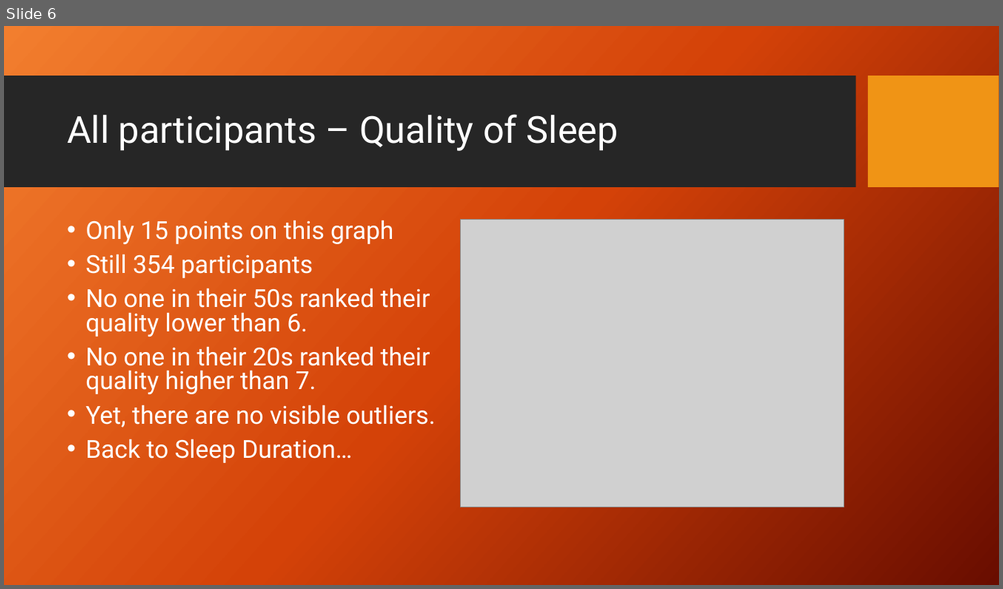
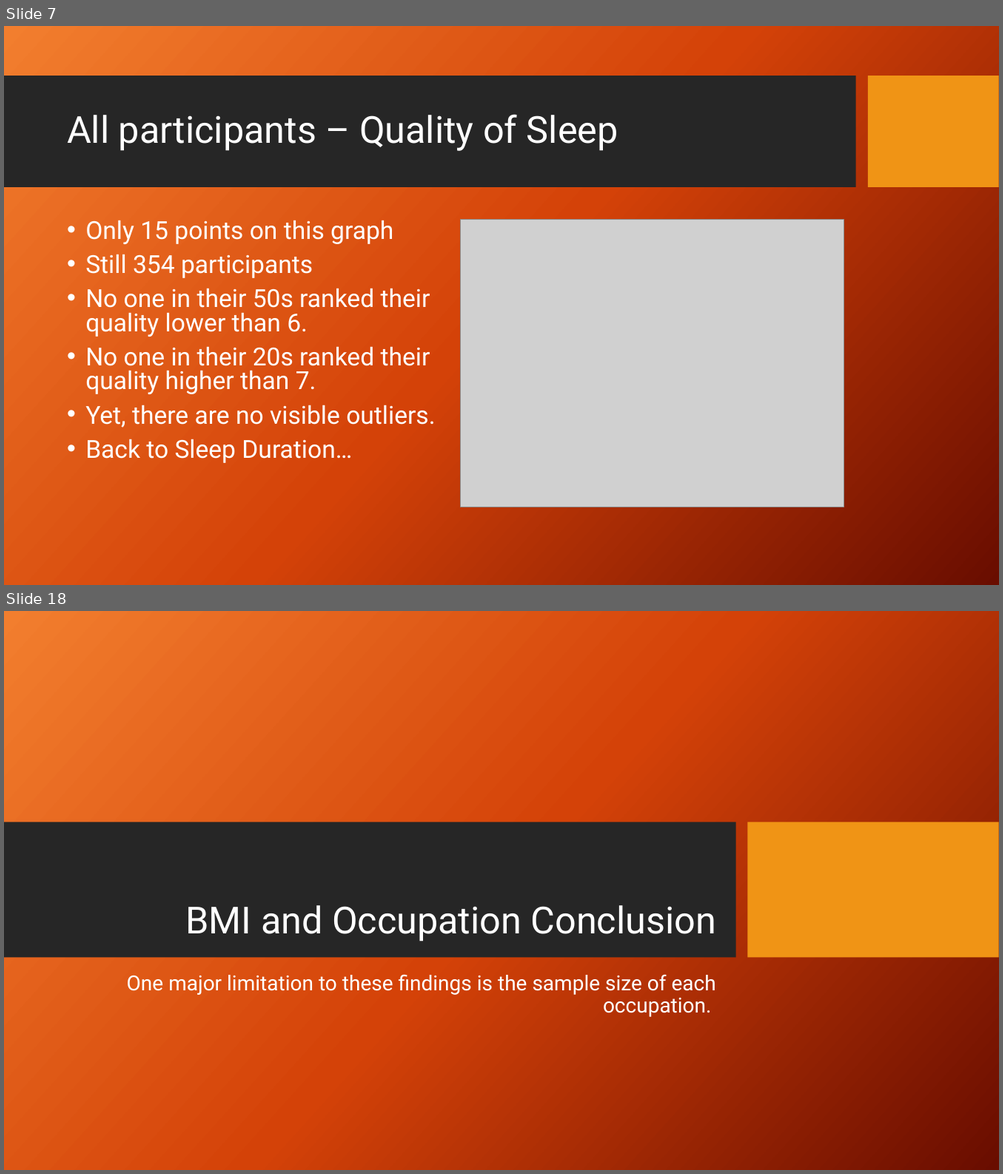
Before and after one commit to jaredsletto/Project_1, a slide deck: Project 1 - Sleep Project.pptx. Shown one above the other, each under a label of ours: slide 6 before the commit, slides 7 and 18 after it; the slides between them are not shown. The pictures are 1003x589 and 1003x1174 pixels, drawn with LibreOffice and Linux fonts; fonts in the diff are those of the drawing; grey boxes stand for pictures; background and template pictures are left out. Boxes give left, top, right and bottom in pixels: in the first picture for what was removed or moved away, otherwise in the second. Text is boxed around its words. In the diff, an @@ line names an element or a change of style, - is before the commit and + after.

```diff
--- a/Project 1 - Sleep Project.pptx
+++ b/Project 1 - Sleep Project.pptx
@@ slide 18 added at [4, 611, 999, 1170], background picture (left out) @@
@@ rectangle added at [4, 822, 736, 958], fill #262626 @@
@@ rectangle added at [747, 822, 999, 958], fill #F09415 @@
@@ title added at [186, 906, 716, 942], 36 pt, text #FFFFFF @@
+BMI and Occupation Conclusion
@@ subtitle added at [127, 974, 716, 1017], 20 pt, text #FFFFFF @@
+One major limitation to these findings is the sample size of each occupation.
@@ what was slide 6 is now slide 7 @@
```
Also in this commit, not shown: 4 slides changed, 12 other slides added.
